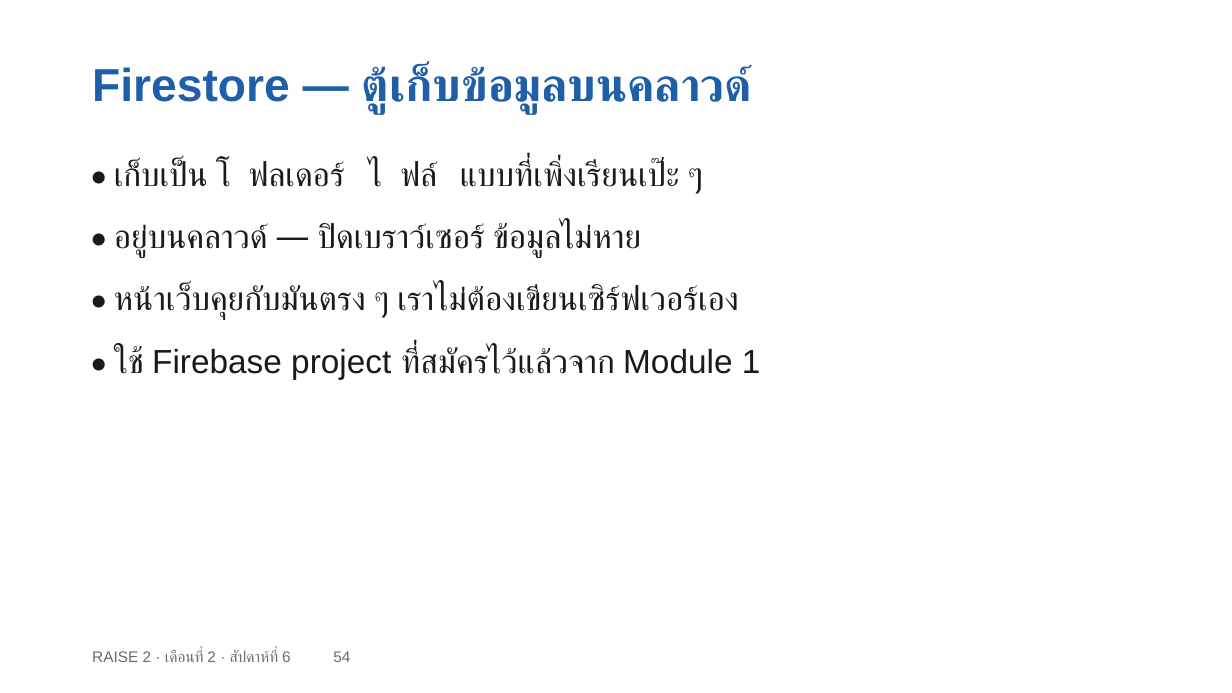
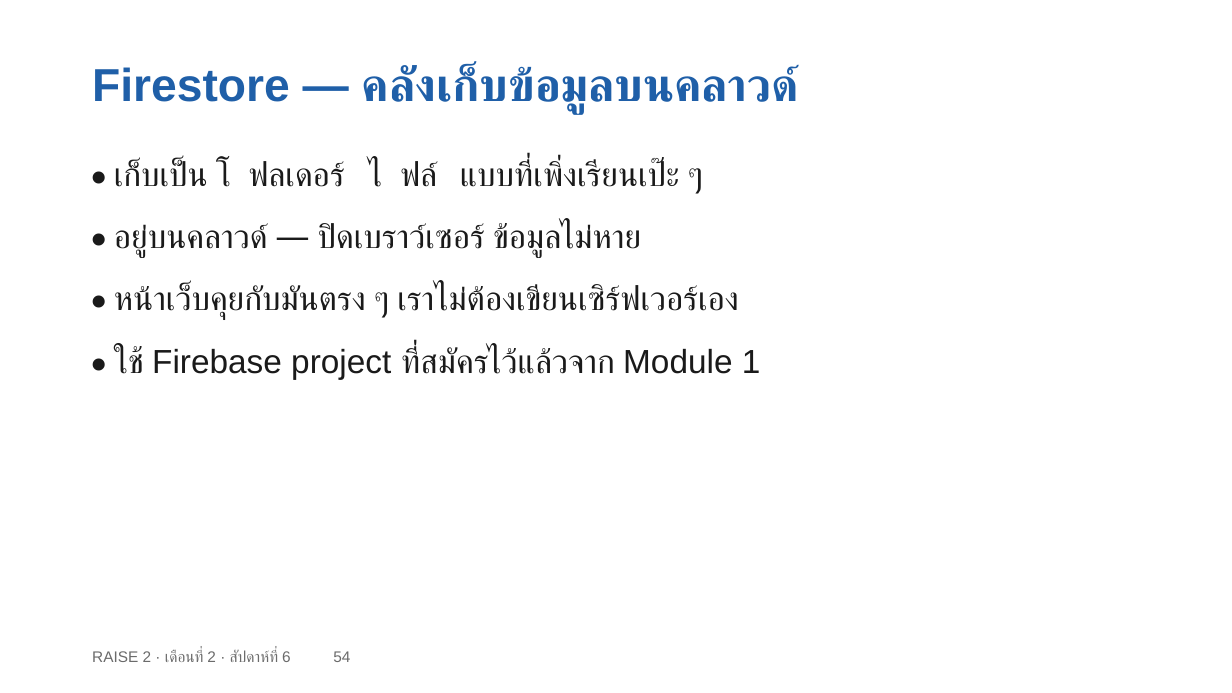
Before and after one commit to cnacha-mfu/raise2-module2, a slide deck: slide 54 of materials/week6/w6-slides.pptx. Drawn at 1232x693 pixels with LibreOffice and Linux fonts; fonts in the diff are those of the drawing. Boxes give left, top, right and bottom in pixels: in the first picture for what was removed or moved away, otherwise in the second. Text is boxed around its words. In the diff, an @@ line names an element or a change of style, - is before the commit and + after.

```diff
--- a/materials/week6/w6-slides.pptx
+++ b/materials/week6/w6-slides.pptx
@@ text at bbox=[92, 65, 800, 114]: text changed @@
-Firestore — ตู้เก็บข้อมูลบนคลาวด์
+Firestore — คลังเก็บข้อมูลบนคลาวด์
```
Also in this commit, not shown: 6 other slides changed, 12 other files.
